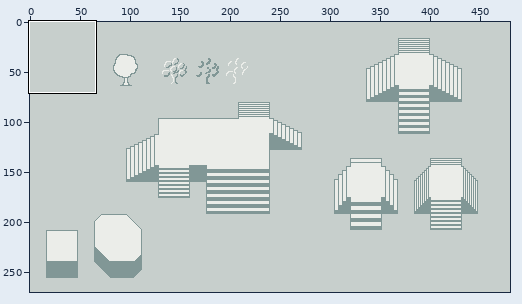
Two versions of one pixel-art file, ProjectLoot/Content/extras/mockup.aseprite. The picture above shows the old version from afar; the outline marks the close-up.
Close-up. As it was:
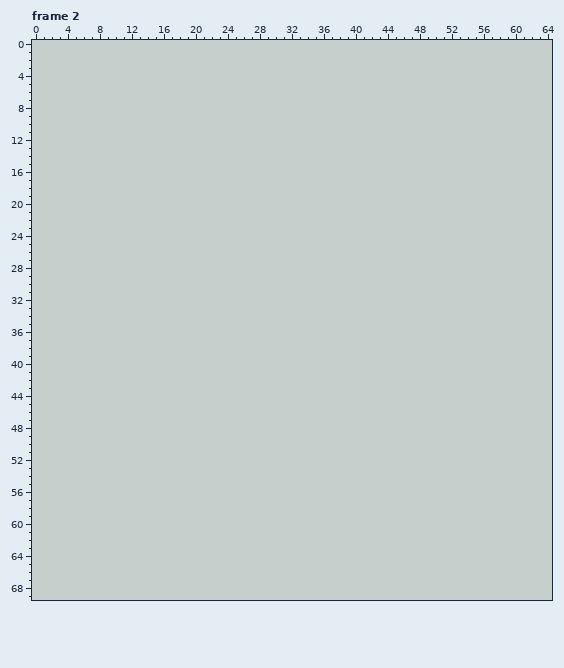
480x270 pixels, 7 frames. Shown: frame 2: x 0..64, y 0..69. The commit also changed other frames or places, which this record leaves out.
The result:
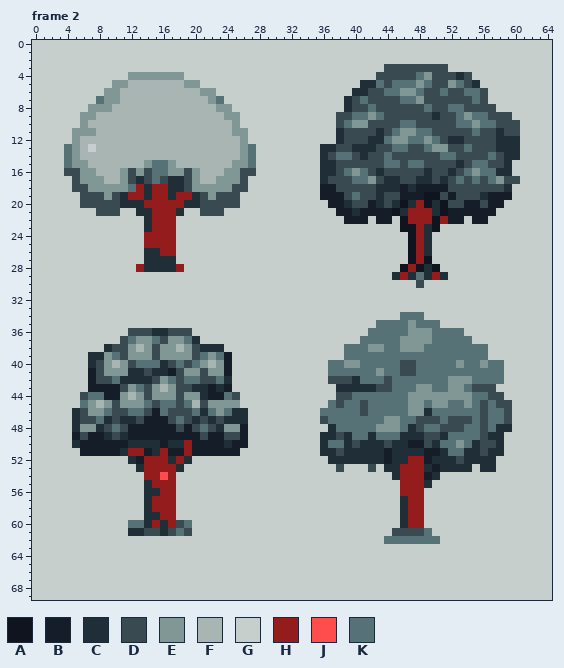
Palette (. is transparent): A #10141f  B #151d28  C #202e37  D #394a50  E #819796  F #a8b5b2  G #c7cfcc  H #941c1c  J #ff4d4d  K #577277
What changed:
layer "AI Trees" now shown
Changed rows in their new state; - is an unchanged pixel.
Frame 2, layer "AI Trees":
first column x 4:
 3 ----------------------------------------DDDDDDDD---------
 4 --------EEEEEEE------------------------DDDDDKEDDDCD------
 5 ------EEFFFFFFFEE--------------------CCKDKKKEKDDEKDC-----
 6 -----EEFFFFFFFFFFEE-----------------CCDDKKEEKDDKDDKKD----
 7 ----KEEFFFFFFFFFFFEK---------------CDKDDDDKKEDDDDDDKD----
 8 ---EEEFFFFFFFFFFFFFEE--------------CDDKDDDDDDKDDKKDDDD---
 9 --EEFFFFFFFFFFFFFFFFEE------------DDKKEKDDDDDDCDDKEKKDDD-
10 --EFFFFFFFFFFFFFFFFFFE------------DKEEDDDDKKDDDDDKKEKKDDD
11 -EEEFFFFFFFFFFFFFFFFFEE-----------CDDDDCDKEEKKDDDDDKDDCDD
12 -EFFFFFFFFFFFFFFFFFFFFE-----------CDDDCCKEEKKEKDCCDDDDCCC
13 KEF-FFFFFFFFFFFFFFFFFFEK--------CCDDCCCDDKKDDKEEDDKDDDCCC
14 KEFFFFFFFFFFFFFFFFFFFFEK--------CDKKDCDDKDDDDDDKKDDDDKDCC
15 KEEFFFFFFFEKKEFFFFFFFEEK--------CCDDDDDDKKDKKDDDDCDKKDDC-
16 DDEEFFFEDEDKKEEDEFFFEEDD--------CCDKEKDCDDDDDCDDCDKEKKCC-
17 -DEEEFFEDCDKDCCDEFFEEED---------CDDDKKEDCCDDCCDCDKDKDKEDD
18 -DDEEEEEKHCHHCCDEEEEEDD---------BBDDDDDCCCBCBBBBDDDDDDDC-
19 --DDDEDCHHCHHCHHCDEDDD----------BBBDKDDCDDBBBAADBDDDCBBB-
20 --DDDDDCCCHHHHHCCDDDDD-----------BBCDDBCDCACHACADDBBDBB--
21 ----DDD--CCHHHC--DDD--------------BBCBBBBACHHHCABBBBBB---
22 ----------CHHH---------------------BBB-BB-AHHHAHBB-BB----
23 ----------CHHH----------------------------AAHCA----------
24 ----------HHHH-----------------------------AHC-----------
25 ----------HHHH-----------------------------AHC-----------
26 ----------CCHH-----------------------------AHC-----------
27 ----------CCCC-----------------------------AHA-----------
28 ---------HCCCCH---------------------------AHACA----------
29 -----------------------------------------CHCKCHC---------
30 --------------------------------------------D------------
first column x 5:
34 -----------------------------------------KKK-----------
35 --------------------------------------KKKKEKKK---------
36 -------DDDCCDDD----------------------KKKKKEEEKKKK------
37 ------DKEEKDEEKC--------------------KKKKKEEEEKKKKK-----
38 ----CDDEFEDEEFEDCCC---------------KKKEEKKEEEKKKKKKKK---
39 --CCEKDEEEDEEEEDKEKB--------------KKKKKKKKKKKKKKKKKK---
40 --CDEFEDKKKCDKDKEFEB------------KKEEKKKKKDDKKKKKEKKEKK-
41 --BDEEECCDCCBDEEDEEB------------KKKKKKEKKDDKKKKKKKKKKK-
42 --BDDKCCCCDEKDKKDDKC------------DDDCKKKDKKKKKKKEEEKKKK-
43 --BBBBDEKDEFEDDCCBCB-------------CCCCCDDKKKEEKKEEKDDD--
44 -DKKBBEFEDEEEDEECBBKD------------DDKKKKKKKEEEEEEEEKKDD-
45 -KEFEDEEEKDKKDKFDEEEE-----------KDKKDKKKKKEEKEEKKEKDKDD
46 CDEEKDDKKDBKDDDKCKEKCC---------KKKKKDKKKKKEECKKKKKKDKKD
47 CDDKCDCCDBBBDKDCDCDCCC---------DKKKKKKKEEKKDDDKDDDKDKKD
48 CEECDKDBBBBBBDBDKDCEEB----------CKKKKKEEEKCDKKDDDKKDKCC
49 BDBBCDCBBBBBBBBBDBBDDB---------CCDCKKCKKKCCCDDCKKKKDCC-
50 CBBBBBBCCCCBCCHBBBBCBB---------CKKCDCCCDCCBBDCKKEKCDDC-
51 -BBBBBCHHBCHBBHBBBBBB----------CCDCCCCCBCCCCBBCKKCCDCC-
52 -------CBHHHCHC-----------------CCCCCCCBCCHHBCCCDCCCC--
53 --------CHHHHC-------------------D---D-CCHHHCBCCCC-CC--
54 ---------HHJH---------------------------CHHHBC---------
55 ---------CHHH----------------------------HHHC----------
56 ---------CCHH----------------------------HHH-----------
57 ---------CHHH----------------------------CHH-----------
58 ---------CHHH----------------------------CHH-----------
59 ---------CCHH----------------------------CHH-----------
60 -------KKCHCHDK--------------------------CHH-----------
61 -------CCDDCDKD-------------------------DDDDK----------
62 ---------------------------------------KKKKKKK---------
Pixel boxes of the changes (left, top, right, bottom) in both close-ups:
changed: (320, 64, 520, 544)
changed: (64, 72, 256, 272)
changed: (72, 328, 248, 536)
